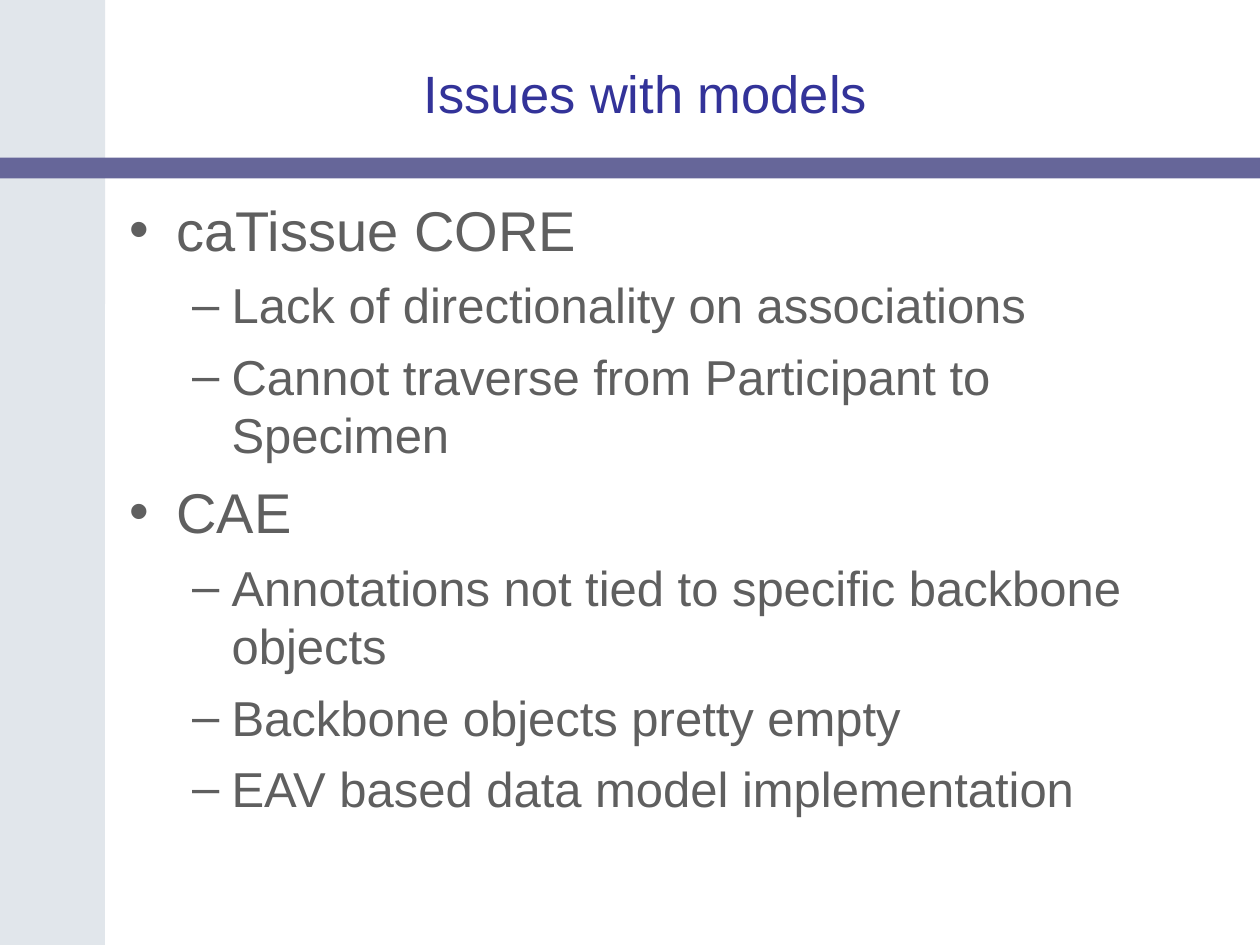
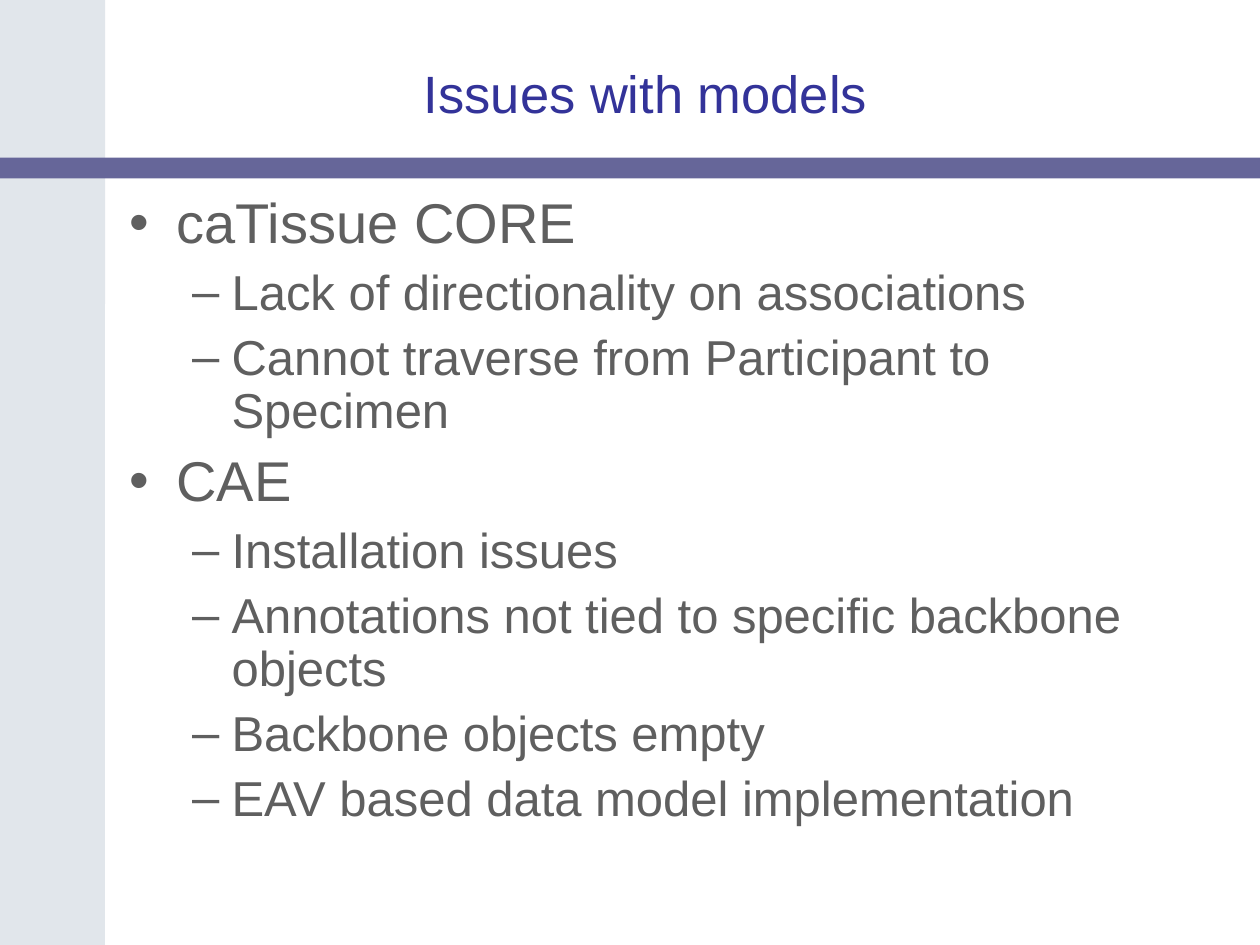
Before and after one commit to NCIP/catrip, a slide deck: slide 19 of catrip/documentation/presentations/catrip_alpha_demo_2006_08_11/catrip_alpha_demo_2006_08_11.ppt. Drawn at 1260x945 pixels with LibreOffice and Linux fonts; fonts in the diff are those of the drawing; background and template pictures are left out. Boxes give left, top, right and bottom in pixels: in the first picture for what was removed or moved away, otherwise in the second. Text is boxed around its words. In the diff, an @@ line names an element or a change of style, - is before the commit and + after.

```diff
--- a/catrip/documentation/presentations/catrip_alpha_demo_2006_08_11/catrip_alpha_demo_2006_08_11.ppt
+++ b/catrip/documentation/presentations/catrip_alpha_demo_2006_08_11/catrip_alpha_demo_2006_08_11.ppt
@@ text at [176,202,1121,826]: line spacing 1 to 0.9 @@
@@ text at [232,532,618,569]: paragraph added @@
+  – Installation issues
@@ text at [232,715,764,761]: text changed @@
-  – Backbone objects pretty empty
+  – Backbone objects empty
```
Also in this commit, not shown: 14 other slides changed.
